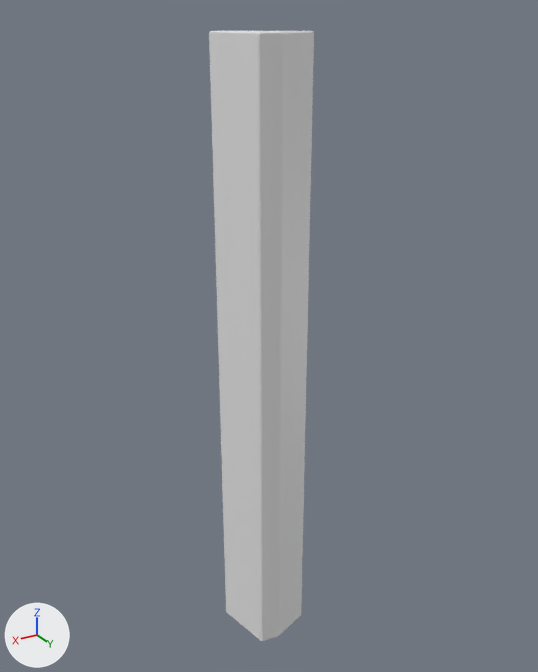
The FBX model Assets/Resources/FBX/169_0.fbx as it was, and as the next commit left it.
Rendered twice from a 50 mm camera at (0.271, 0.456, 0.009) aimed at (-0.008, -0.009, -0.223). Every picture has the same lights, and +X, +Y and +Z are marked at lower left. The first picture is the older version. Where no turn or scale is listed for an object, it has been applied to the vertices.

The first picture shows 'foreach_start'.
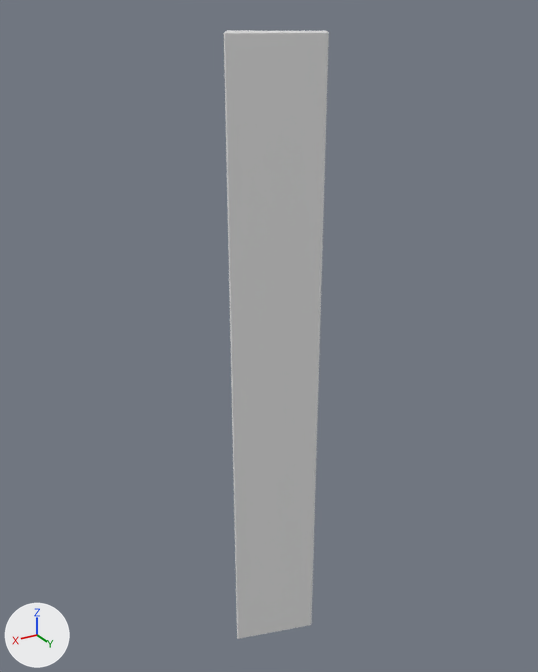
The change, as a list of edits to the scene's bpy script:
```text
Change me_foreach_start:
    remove me_foreach_start.from_pydata(...)  # 30 vertices, 32 faces; spans x -0.029..0.029, y -0.025..0.025, z -0.5..0.0
    add me_foreach_start.from_pydata(...)  # 30 vertices, 32 faces; spans x -0.036..0.036, y -0.029..0.029, z -0.5..0.0
    me_foreach_start part 1
    add for i in [1, 22, 23, 28]: me_foreach_start.vertices[i].co += Vector((-0.001, 0.015, 0.0))
    me_foreach_start.vertices[0].co: (0.003, 0.024, -0.5) -> (0.035, 0.009, -0.5)  # pixel (277, 635) -> pixel (238, 638)
    me_foreach_start.vertices[2].co: (0.014, -0.024, -0.5) -> (-0.031, 0.026, -0.5)  # not seen -> pixel (310, 622)
    me_foreach_start.vertices[3].co: (0.028, -0.024, -0.5) -> (-0.035, 0.016, -0.5)  # pixel (227, 612) -> not seen
    me_foreach_start.vertices[4].co: (0.018, 0.022, -0.5) -> (0.014, -0.028, -0.5)  # pixel (261, 641) -> not seen
    me_foreach_start.vertices[5].co: (-0.028, 0.015, -0.499) -> (-0.028, 0.029, -0.499)  # pixel (301, 614) -> pixel (309, 625)
    me_foreach_start.vertices[6].co: (0.002, 0.025, -0.499) -> (0.035, 0.01, -0.499)  # pixel (279, 635) -> pixel (238, 638)
    me_foreach_start.vertices[7].co: (0.002, 0.025, -0.001) -> (0.035, 0.01, -0.001)  # pixel (283, 33) -> pixel (225, 33)
    me_foreach_start.vertices[8].co: (-0.028, 0.015, -0.001) -> (-0.028, 0.029, -0.001)  # pixel (314, 32) -> pixel (326, 33)
    me_foreach_start.vertices[9].co: (0.004, 0.025, -0.499) -> (0.036, 0.009, -0.499)  # pixel (277, 636) -> pixel (237, 637)
    me_foreach_start.vertices[10].co: (0.018, 0.023, -0.499) -> (0.015, -0.029, -0.499)  # pixel (262, 640) -> not seen
    me_foreach_start.vertices[11].co: (0.018, 0.023, -0.001) -> (0.015, -0.029, -0.001)  # pixel (259, 33) -> pixel (225, 32)
    me_foreach_start.vertices[12].co: (0.004, 0.025, -0.001) -> (0.036, 0.009, -0.001)  # pixel (281, 33) -> pixel (223, 33)
    me_foreach_start.vertices[13].co: (0.019, 0.022, -0.499) -> (0.014, -0.029, -0.499)  # pixel (260, 640) -> not seen
    me_foreach_start.vertices[14].co: (0.029, -0.025, -0.499) -> (-0.035, 0.015, -0.499)  # pixel (226, 611) -> not seen
    me_foreach_start.vertices[15].co: (0.029, -0.025, -0.001) -> (-0.035, 0.015, -0.001)  # pixel (209, 32) -> not seen
    me_foreach_start.vertices[16].co: (0.019, 0.022, -0.001) -> (0.014, -0.029, -0.001)  # pixel (257, 33) -> not seen
    me_foreach_start.vertices[17].co: (0.028, -0.025, -0.499) -> (-0.036, 0.017, -0.499)  # pixel (226, 610) -> not seen
    me_foreach_start.vertices[18].co: (0.015, -0.025, -0.499) -> (-0.032, 0.026, -0.499)  # not seen -> pixel (311, 621)
    me_foreach_start.vertices[19].co: (0.015, -0.025, -0.001) -> (-0.032, 0.026, -0.001)  # not seen -> pixel (328, 32)
    me_foreach_start.vertices[20].co: (0.028, -0.025, -0.001) -> (-0.036, 0.017, -0.001)  # pixel (209, 32) -> not seen
    me_foreach_start.vertices[21].co: (0.013, -0.024, -0.499) -> (-0.031, 0.028, -0.499)  # not seen -> pixel (311, 622)
    me_foreach_start.vertices[24].co: (0.013, -0.024, -0.001) -> (-0.031, 0.028, -0.001)  # not seen -> pixel (328, 32)
    me_foreach_start.vertices[25].co: (0.018, 0.022, 0.0) -> (0.014, -0.028, 0.0)  # pixel (258, 31) -> pixel (226, 30)
    me_foreach_start.vertices[26].co: (0.028, -0.024, 0.0) -> (-0.035, 0.016, 0.0)  # pixel (210, 30) -> pixel (323, 30)
    me_foreach_start.vertices[27].co: (0.014, -0.024, 0.0) -> (-0.031, 0.026, 0.0)  # pixel (229, 30) -> pixel (327, 31)
    me_foreach_start.vertices[29].co: (0.003, 0.024, 0.0) -> (0.035, 0.009, 0.0)  # pixel (281, 31) -> pixel (225, 31)
```

Where the change shows, as pixel boxes (x1, y1, x2, y2) in the pictures (538 x 672 px):
'foreach_start', reshaped
    before: (209, 31, 314, 641)
    after: (224, 30, 329, 639)
